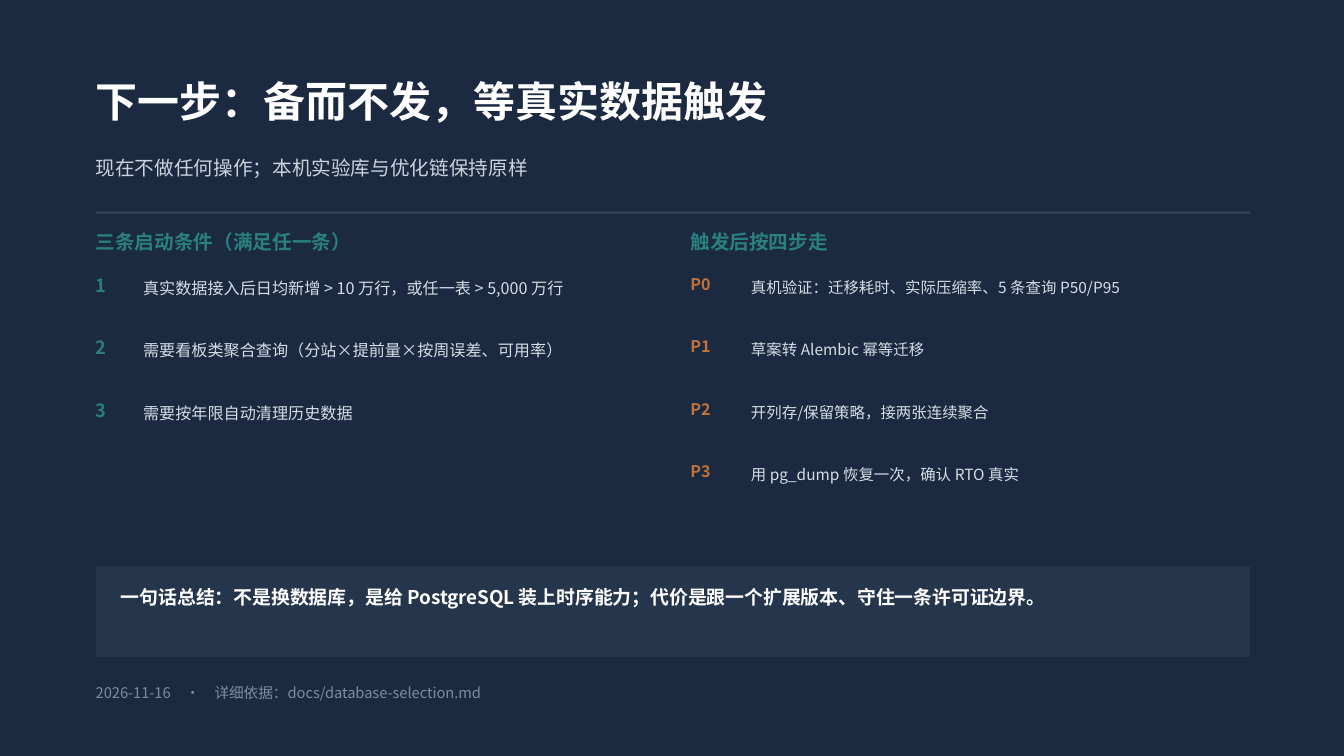
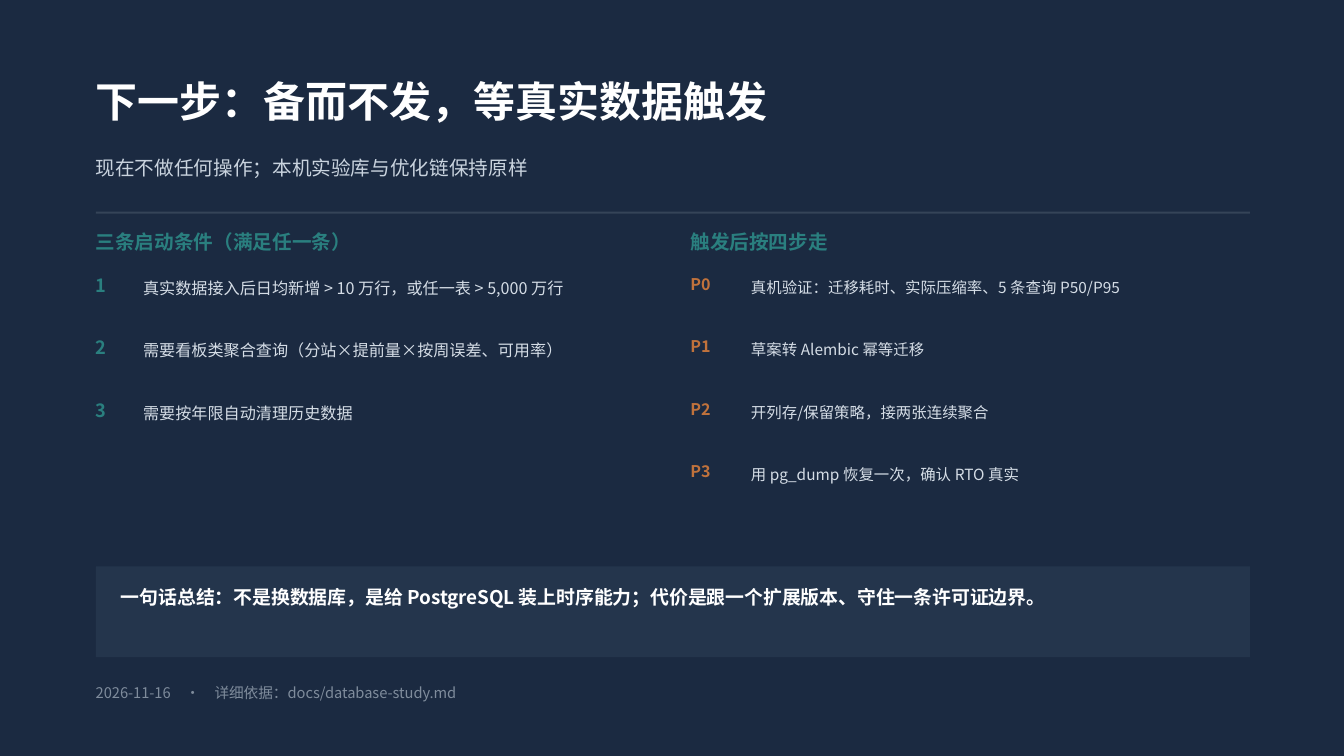
Before and after one commit to Sunhuahai/wind-power-forecasting, a slide deck: slide 20 of docs/reports/数据库选型与部署方案_2026-11-16.pptx. Drawn at 1344x756 pixels with LibreOffice and Linux fonts; fonts in the diff are those of the drawing. Boxes give left, top, right and bottom in pixels: in the first picture for what was removed or moved away, otherwise in the second. Text is boxed around its words. In the diff, an @@ line names an element or a change of style, - is before the commit and + after.

Commit message:
Add long-form database study and optimisation experiment record; archive the 2026-11-16 database drafts

```diff
--- a/docs/reports/数据库选型与部署方案_2026-11-16.pptx
+++ b/docs/reports/数据库选型与部署方案_2026-11-16.pptx
@@ text at bbox=[96, 686, 457, 701]: text changed @@
-2026-11-16 · 详细依据：docs/database-selection.md
+2026-11-16 · 详细依据：docs/database-study.md
```
Also in this commit, not shown: 8 other files.
